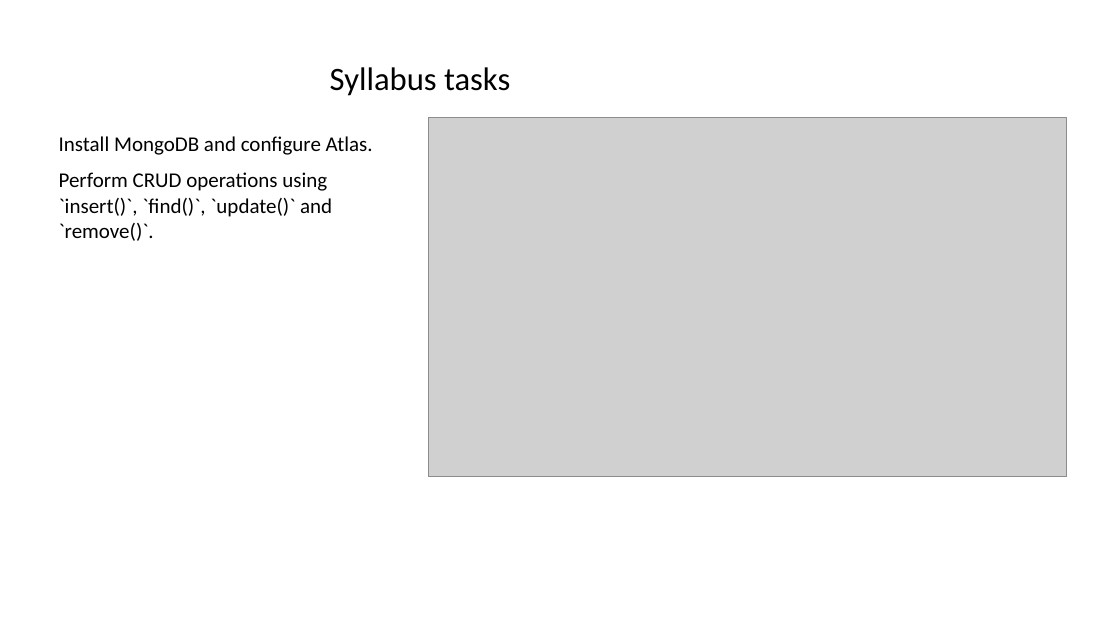
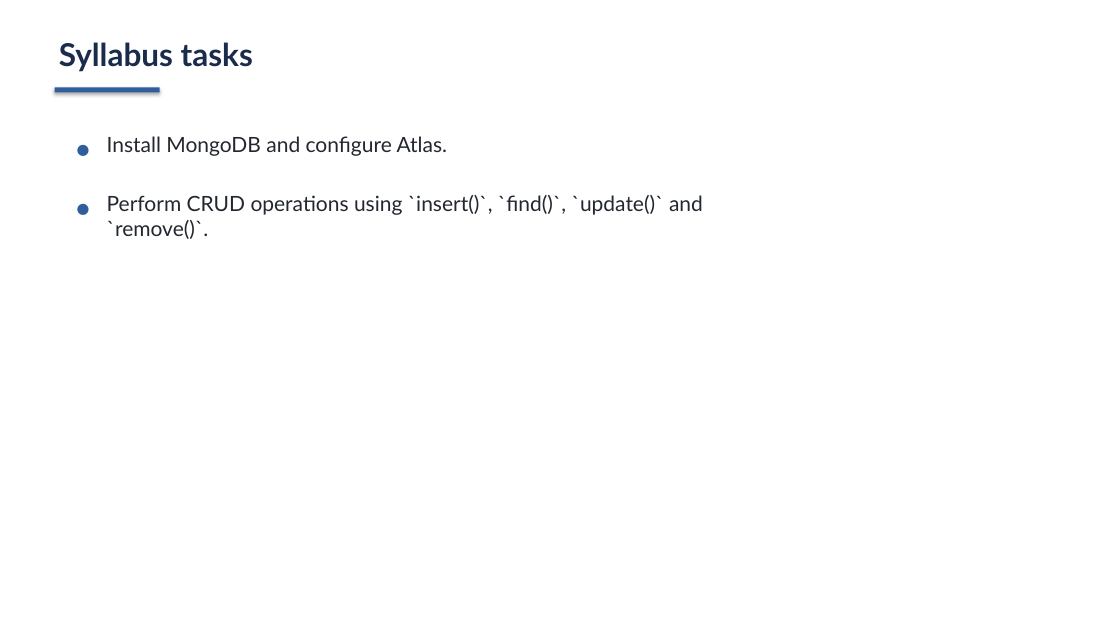
Before and after one commit to shiva31rama-cell/FSD2-LAB-SYLLABUS, a slide deck: slide 2 of PPTs/10_MongoDB_Installation_Configuration_and_CRUD_Operations.pptx. Drawn at 1120x630 pixels with LibreOffice and Linux fonts; fonts in the diff are those of the drawing; grey boxes stand for pictures. Boxes give left, top, right and bottom in pixels: in the first picture for what was removed or moved away, otherwise in the second. Text is boxed around its words. In the diff, an @@ line names an element or a change of style, - is before the commit and + after.

```diff
--- a/PPTs/10_MongoDB_Installation_Configuration_and_CRUD_Operations.pptx
+++ b/PPTs/10_MongoDB_Installation_Configuration_and_CRUD_Operations.pptx
@@ rectangle added at (0, 0, 1120, 630), fill #FFFFFF @@
@@ text "Syllabus tasks": place and size @@
-text "Syllabus tasks" at (330, 67, 510, 96)
+text "Syllabus tasks" at (59, 42, 253, 72)
@@ text "Syllabus tasks" at (59, 42, 253, 72): size 28 to 27 pt, font Calibri to Lato, text colour #000000 to #1B2B4B, bold on; alignment centre to left @@
@@ rectangle added at (55, 87, 160, 92), fill #305D9C @@
@@ picture removed at (429, 118, 1067, 477) @@
@@ text at (59, 136, 373, 155): paragraph removed @@
-Install MongoDB and configure Atlas.
@@ text added at (71, 130, 98, 164), 22 pt, text #305D9C, bold @@
+•
@@ text added at (107, 136, 448, 156), 18 pt, text #23272F @@
+Install MongoDB and configure Atlas.
@@ text added at (71, 189, 98, 223), 22 pt, text #305D9C, bold @@
+•
@@ text "Perform CRUD operations using `insert()`, ...": place and size @@
-text "Perform CRUD operations using `insert()`, ..." at (59, 136, 373, 241)
+text "Perform CRUD operations using `insert()`, ..." at (107, 195, 703, 239)
@@ text "Perform CRUD operations using `insert()`, ..." at (107, 195, 703, 239): font Calibri to Lato, text colour #000000 to #23272F; less space between paragraphs @@
```
Also in this commit, not shown: 3 other slides changed, 4 slides added, 3 slides removed, 49 other files.
